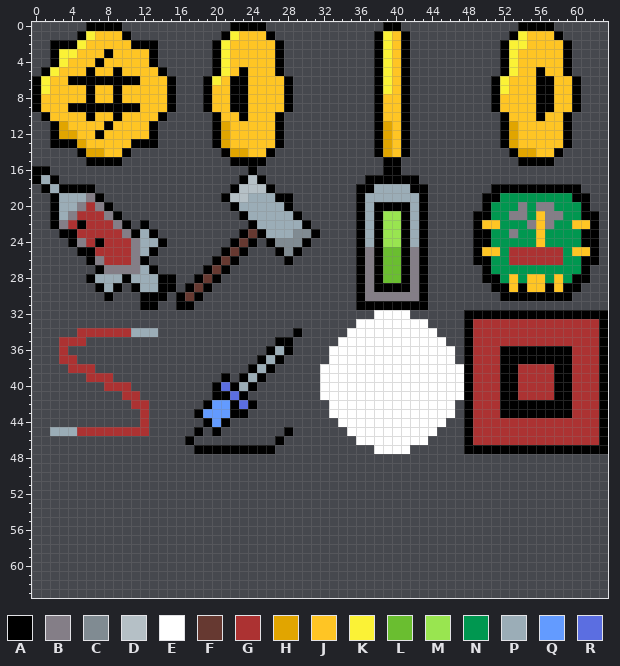
One commit to this pixel-art file: Assets/Images/Sprites/Collectables.aseprite. That is the earlier state.
64x64 pixels, 1 frame.
Palette (. is transparent): A #000000  B #847e87  C #808b92  D #b5c0c6  E #ffffff  F #663931  G #ac3232  H #e1a500  J #ffc524  K #fbf236  L #6abe30  M #99e550  N #009750  P #9badb7  Q #639bff  R #5b6ee1
Pixels before (only the part around the change), first column x 0:
23 ...AAGGGGGBAPA.........AFAPPPCCA....APA
24 ....ABGAGGGBPPA.......AFA.ACCCA.....APA
25 .....AAGGGGBPA.......AFA...ACA......ABA
26 ......ABGGGBA.......AFA.....A.......ABA
27 .......ABBBBPA.....AFA..............ABA
28 ......APPPAPPPAA..AFA...............ABA
29 .......APA.APPAA.AFA................ABA
30 ........A...AAA.AFA.................ABB
31 ............AA..AA..................AAA
32 ......................................E
33 ....................................EEE
34 .....GGGGGGPPP...............A.....EEEE
35 ...GGG.....................AA.....EEEEE
36 ...G......................APA....EEEEEE
37 ...GG....................APA.....EEEEEE
38 ....GGG.................APA.....EEEEEEE
39 ......GGG............A.APA......EEEEEEE
40 ........GGG.........ARAPA.......EEEEEEE
41 ..........GG........AARA........EEEEEEE
42 ...........GG......AQQARA........EEEEEE
43 ............G.....AQQQAA.........EEEEEE
44 ............G......AQA............EEEEE
45 ..PPPGGGGGGGG.....A.A.......A......EEEE
46 .................A.........A........EEE
47 ..................AAAAAAAAA...........E
48 .......................................
49 .......................................
50 .......................................
51 .......................................
52 .......................................
53 .......................................
54 .......................................
55 .......................................
56 .......................................
57 .......................................
58 .......................................
59 .......................................
60 .......................................
61 .......................................
62 .......................................
63 .......................................
After the commit:
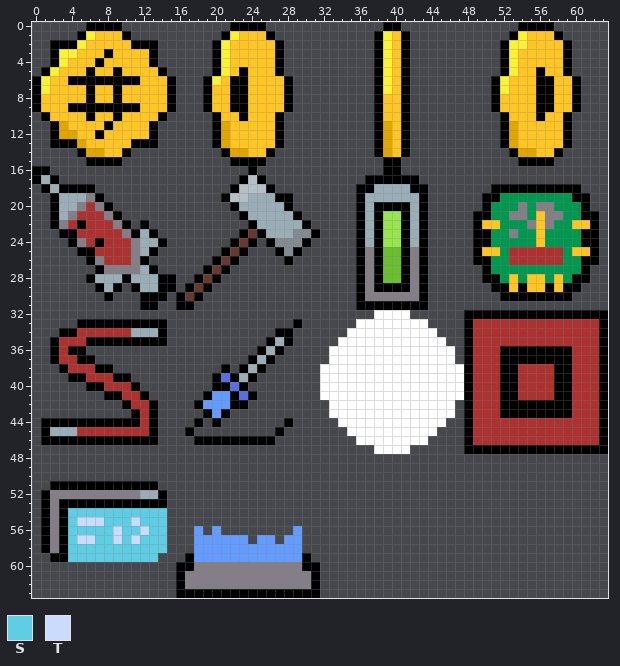
Colours new in this view: S #5fcde4  T #cbdbfc
Diff:
y 33: x 5..14 .......... -> AAAAAAAAAA; x 29 . -> A
y 34: x 3..4 .. -> AA; x 14 . -> A; x 27..29 ..A -> AA.
y 35: x 2 . -> A; x 6..14 ......... -> AAAAAAAAA; x 26..27 .A -> AP
y 36: x 2 . -> A; x 4..5 .. -> AA; x 25..28 .APA -> APA.
y 37: x 2 . -> A; x 5..6 .. -> AA; x 24..27 .APA -> APA.
y 38: x 3 . -> A; x 7..8 .. -> AA; x 21 . -> A; x 23..26 .APA -> APA.
y 39: x 4..5 .. -> AA; x 9..10 .. -> AA; x 20..25 .A.APA -> ARAPA.
y 40: x 6..7 .. -> AA; x 11 . -> A; x 21..24 RAPA -> ARA.
y 41: x 8..9 .. -> AA; x 12 . -> A; x 19..24 .AARA. -> AQQARA
y 42: x 10 . -> A; x 13 . -> A; x 18..19 .A -> AQ; x 23..24 RA -> A.
y 43: x 11 . -> A; x 13 . -> A; x 18..19 AQ -> .A; x 21..23 QAA -> A..
y 44: x 1..11 ........... -> AAAAAAAAAAA; x 13 . -> A; x 18..21 .AQA -> A.A.; x 28 . -> A
y 45: x 1 . -> A; x 13 . -> A; x 17..18 .A -> A.; x 20 A -> .; x 27..28 .A -> A.
y 46: x 1..13 ............. -> AAAAAAAAAAAAA; x 17..27 A.........A -> .AAAAAAAAA.
y 47: x 18..26 AAAAAAAAA -> .........
y 51: x 2..13 ............ -> AAAAAAAAAAAA
y 52: x 1..14 .............. -> ABBBBBBBBBBPPA
y 53: x 1..14 .............. -> ABAAAAAAAAAAAA
y 54: x 1..14 .............. -> ABASSSSSSSSSSS
y 55: x 1..14 .............. -> ABASTTTSSSTSSS
y 56: x 1..14 .............. -> ABASSSSSTSSTSS; x 18 . -> Q; x 20 . -> Q; x 29 . -> Q
y 57: x 1..14 .............. -> ABASTTSSTSTSSS; x 18..23 ...... -> QQQQQQ; x 25..26 .. -> QQ; x 28..29 .. -> QQ
y 58: x 1..14 .............. -> ABASSSSSSSSSSS; x 18..29 ............ -> QQQQQQQQQQQQ
y 59: x 2..13 ............ -> AASSSSSSSSSS; x 17..30 .............. -> AQQQQQQQQQQQQA
y 60: x 16..31 ................ -> AABBBBBBBBBBBBAA
y 61..62: x 16..31 ................ -> ABBBBBBBBBBBBBBA
y 63: x 16..31 ................ -> AAAAAAAAAAAAAAAA
Boxes around the changes in both pictures, in picture pixels (x1, y1, x2, y2):
changed: (41, 319, 302, 454)
added: (41, 481, 320, 598)
